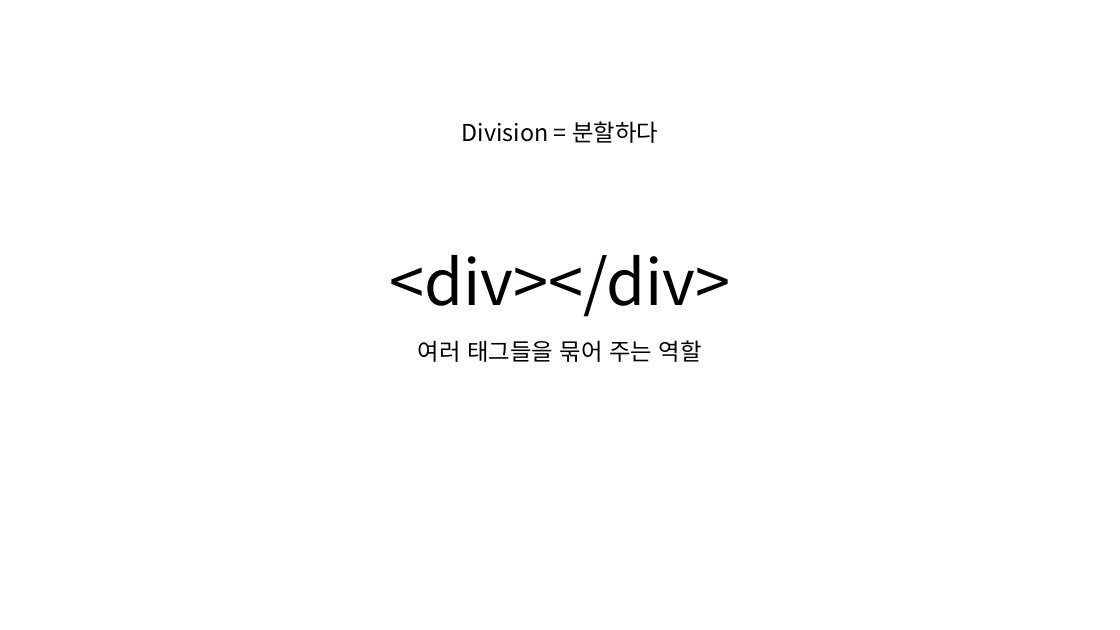
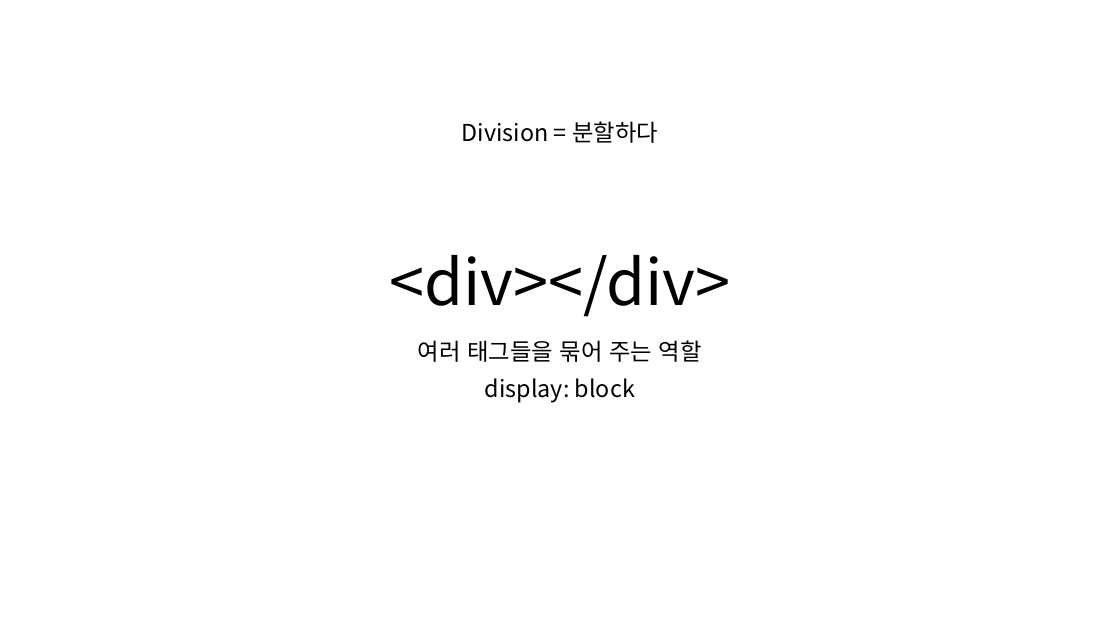
Before and after one commit to MainFe/mainfe.github.io, a slide deck: slide 68 of ppt/web-design.pptx (slide 67 before the commit). Drawn at 1120x630 pixels with LibreOffice and Linux fonts; fonts in the diff are those of the drawing. Boxes give left, top, right and bottom in pixels: in the first picture for what was removed or moved away, otherwise in the second. Text is boxed around its words. In the diff, an @@ line names an element or a change of style, - is before the commit and + after.

```diff
--- a/ppt/web-design.pptx
+++ b/ppt/web-design.pptx
@@ text added at box(485, 378, 635, 403), 20 pt, text #000000 @@
+display: block
```
Also in this commit, not shown: 13 other slides changed, 41 slides added, 10 slides removed, 2 other files.
